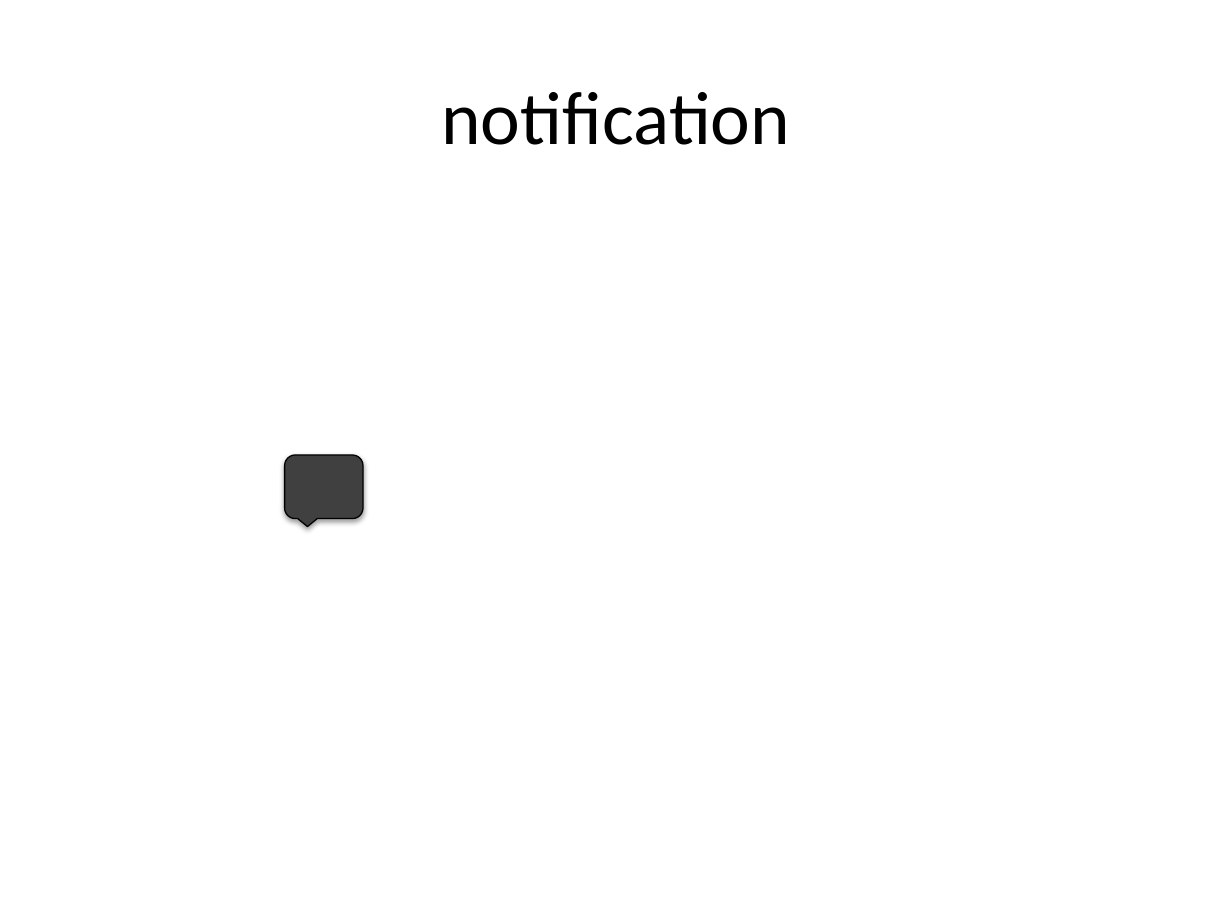
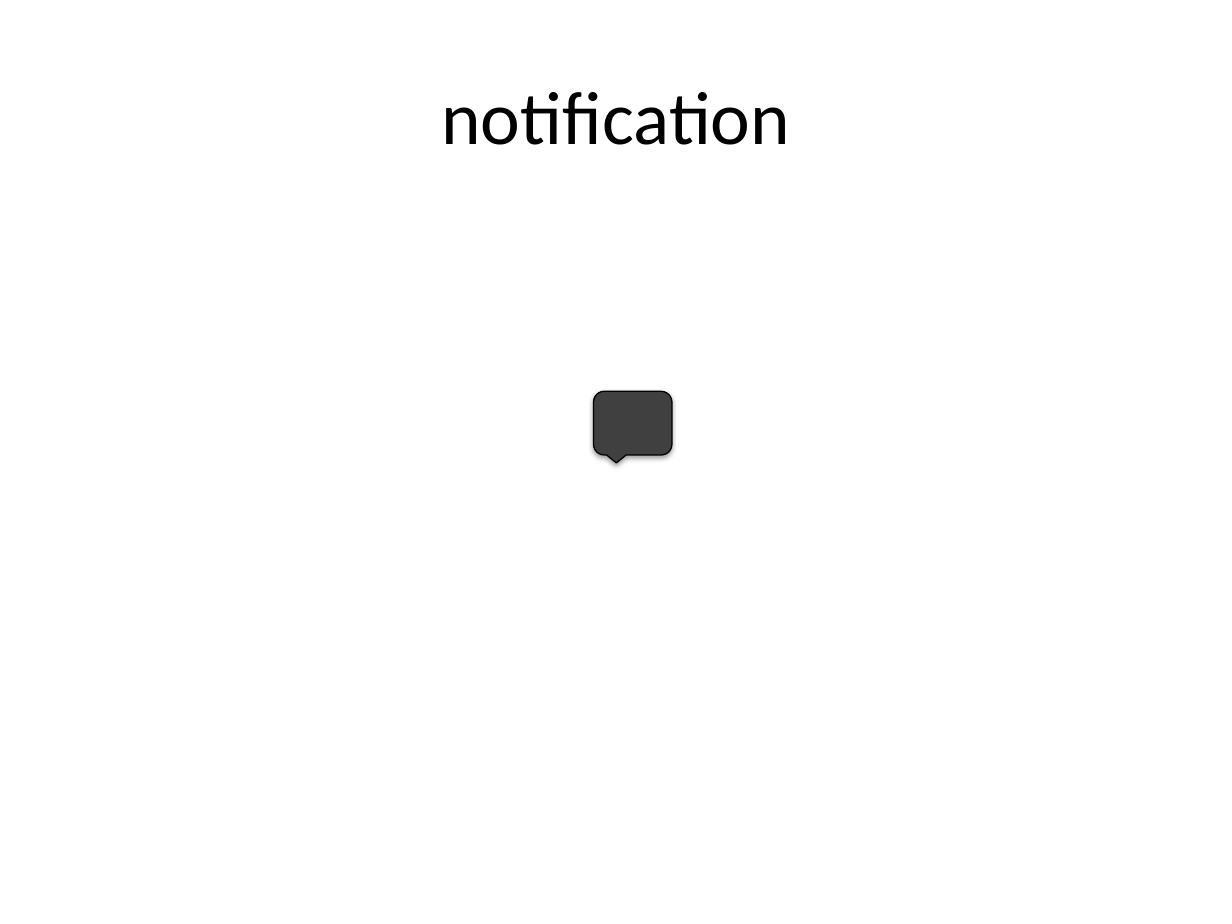
Before and after one commit to shawnzhangyx/OMICSPEDIA, a slide deck: slide 9 of bioinf_project/static/images/pics.pptx. Drawn at 1232x924 pixels with LibreOffice and Linux fonts; fonts in the diff are those of the drawing. Boxes give left, top, right and bottom in pixels: in the first picture for what was removed or moved away, otherwise in the second. Text is boxed around its words. In the diff, an @@ line names an element or a change of style, - is before the commit and + after.

```diff
--- a/bioinf_project/static/images/pics.pptx
+++ b/bioinf_project/static/images/pics.pptx
@@ rounded speech box: place and size @@
-rounded speech box at (285,455,363,519)
+rounded speech box at (594,392,673,456)
```
Also in this commit, not shown: 1 slide added, 13 other files.
